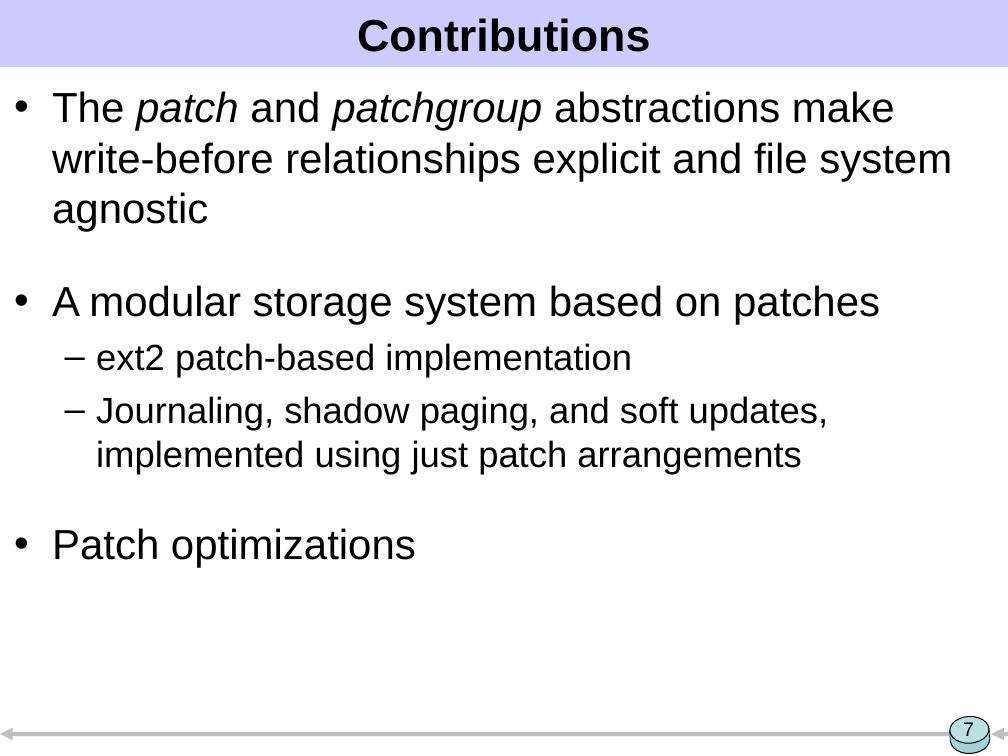
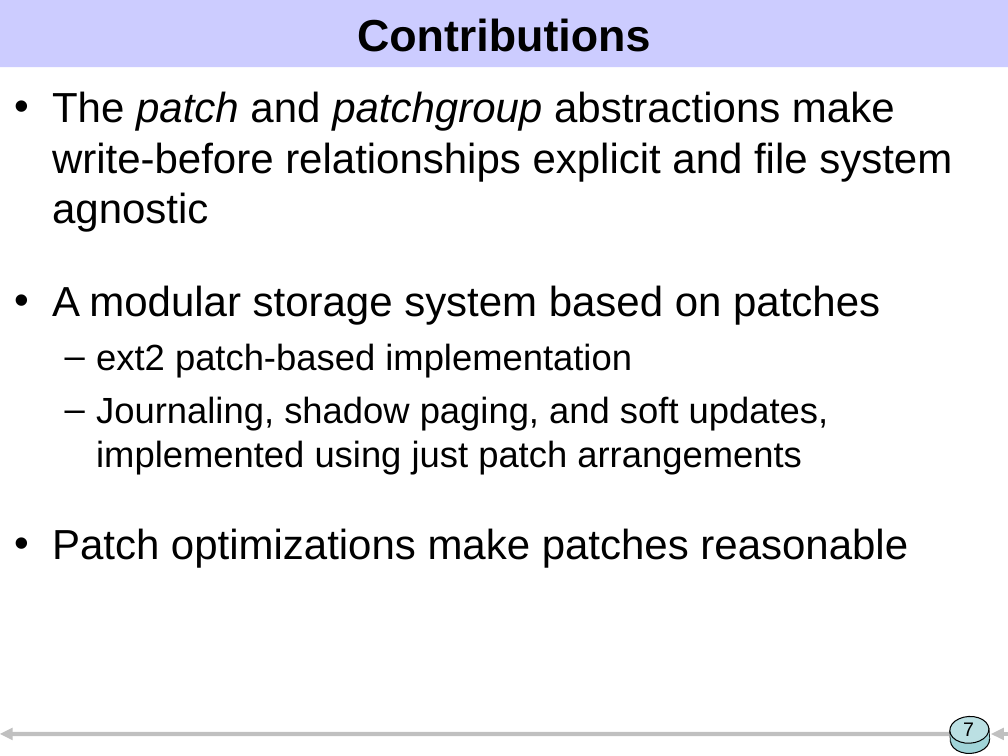
Before and after one commit to ucla-readable/fstitch-doc, a slide deck: slide 7 of sosp/pres.ppt. Drawn at 1008x756 pixels with LibreOffice and Linux fonts; fonts in the diff are those of the drawing. Boxes give left, top, right and bottom in pixels: in the first picture for what was removed or moved away, otherwise in the second. Text is boxed around its words. In the diff, an @@ line names an element or a change of style, - is before the commit and + after.

```diff
--- a/sosp/pres.ppt
+++ b/sosp/pres.ppt
@@ text at [52, 528, 908, 567]: text changed @@
-• Patch optimizations
+• Patch optimizations make patches reasonable
```
Also in this commit, not shown: 13 other slides changed, 5 slides added, 1 slide removed.
